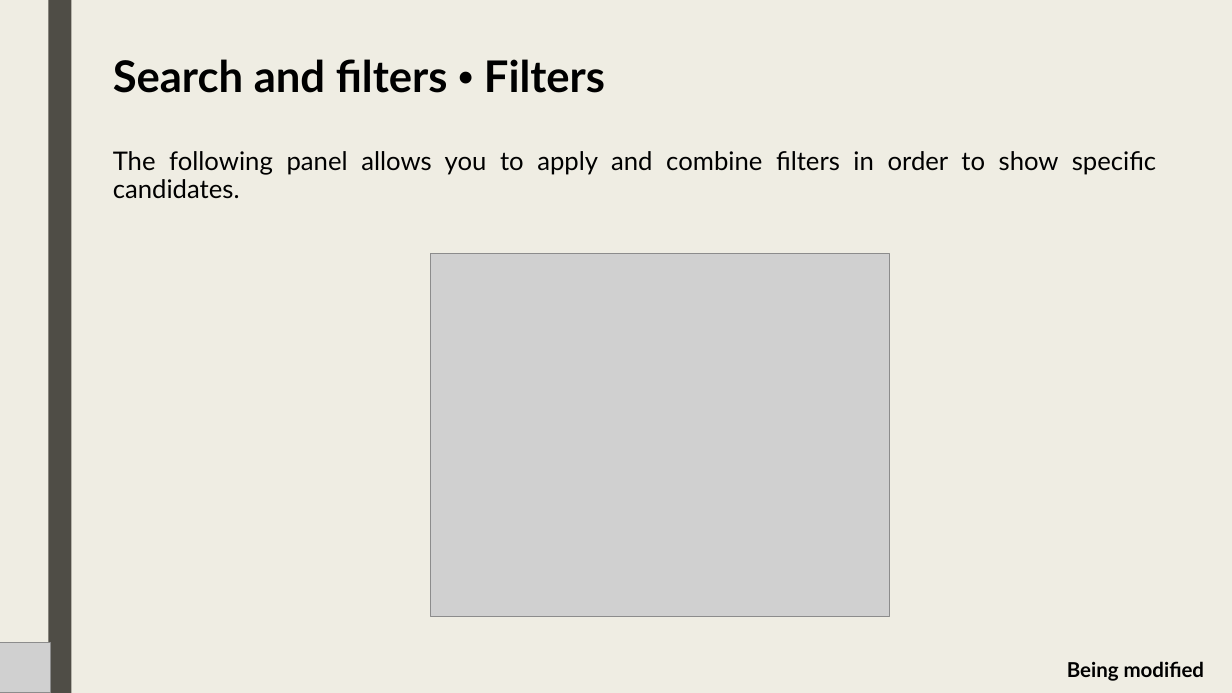
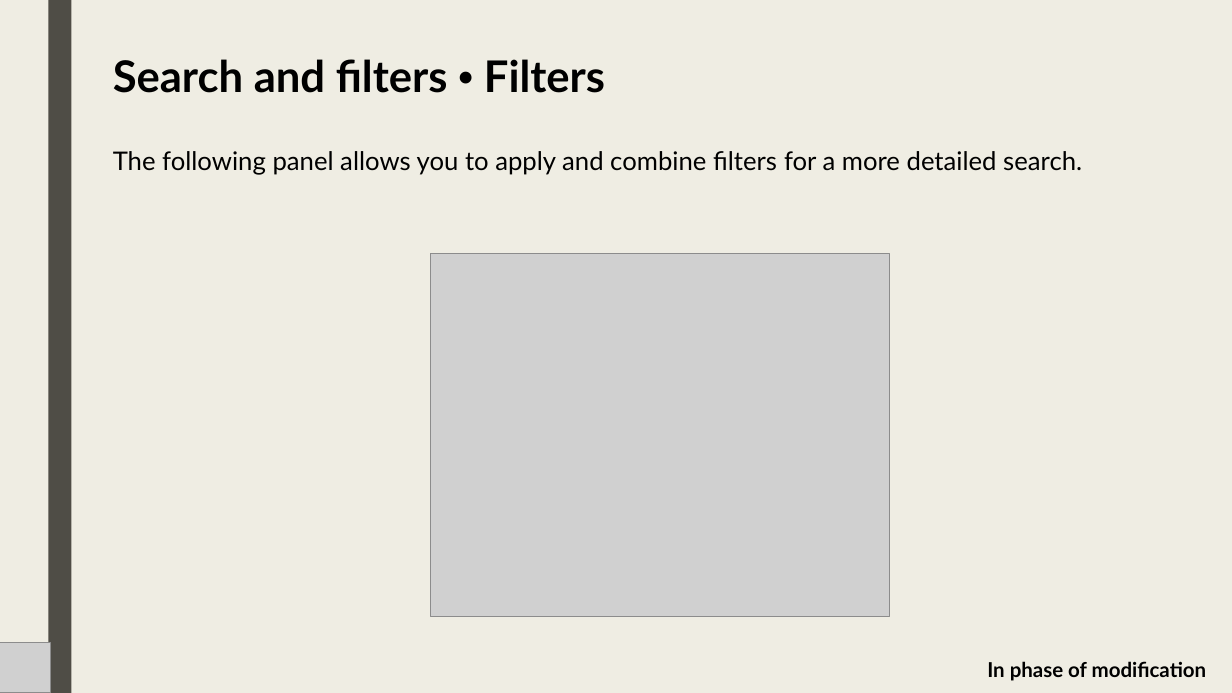
Before and after one commit to lt-scuolalavoro/suit, a slide deck: slide 6 of resources/EN - Suit Database.pptx. Drawn at 1232x693 pixels with LibreOffice and Linux fonts; fonts in the diff are those of the drawing; grey boxes stand for pictures. Boxes give left, top, right and bottom in pixels: in the first picture for what was removed or moved away, otherwise in the second. Text is boxed around its words. In the diff, an @@ line names an element or a change of style, - is before the commit and + after.

```diff
--- a/resources/EN - Suit Database.pptx
+++ b/resources/EN - Suit Database.pptx
@@ text at [113, 151, 1082, 175]: text changed @@
-The following panel allows you to apply and combine filters in order to show specific candidates.
+The following panel allows you to apply and combine filters for a more detailed search.
@@ text at [987, 661, 1207, 681]: text changed @@
-Being modified
+In phase of modification
```
Also in this commit, not shown: 7 other slides changed, 1 other file.
